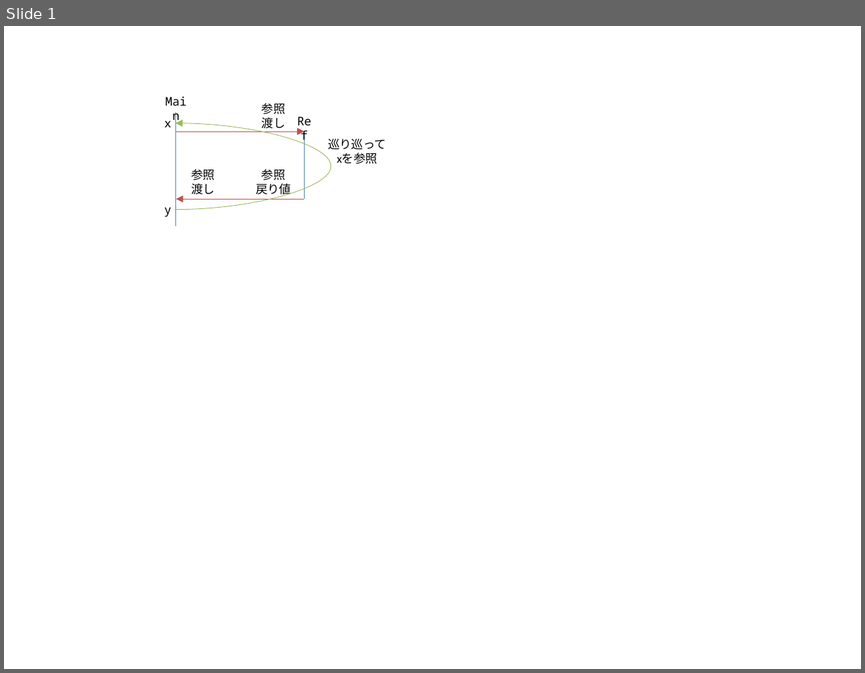
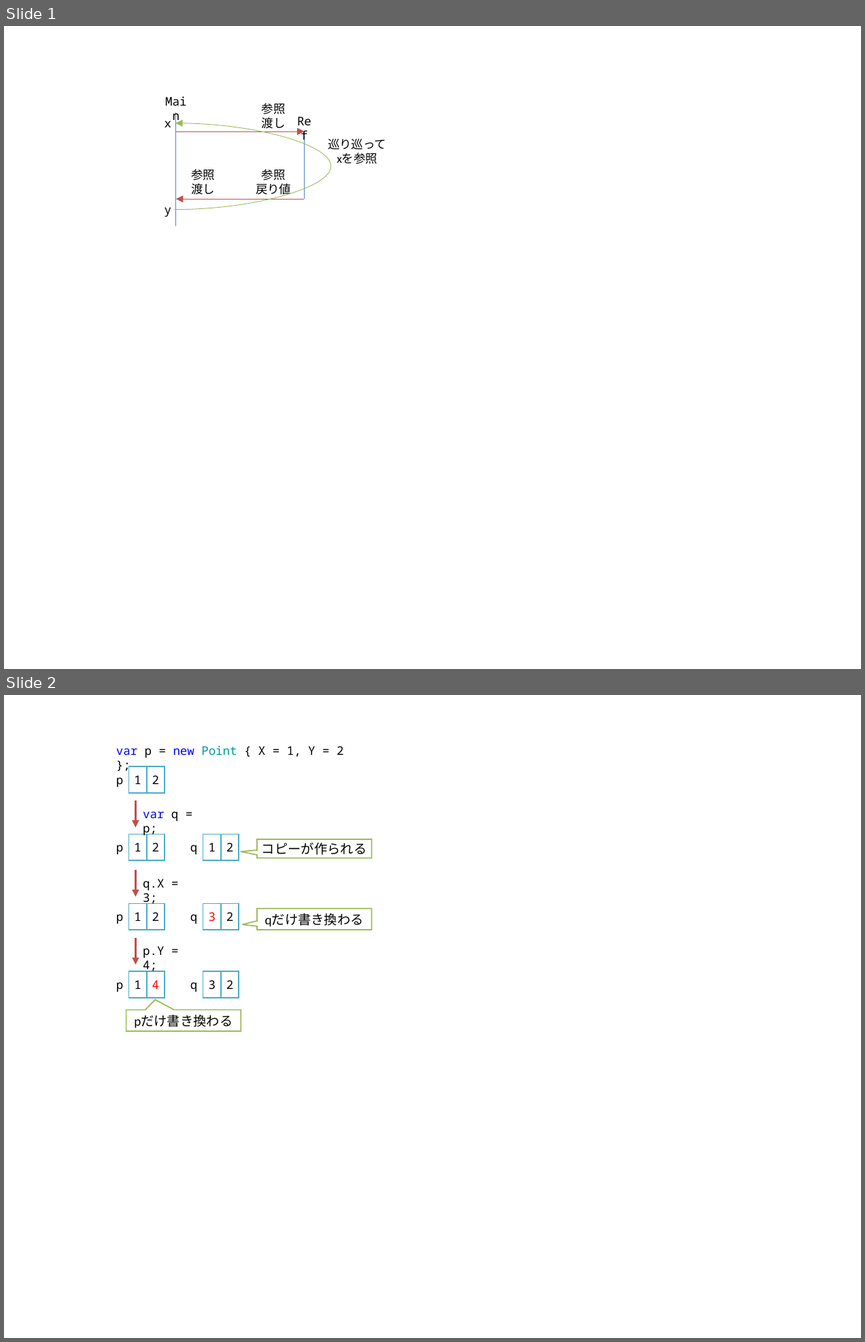
Before and after one commit to ufcpp/UfcppSample, a slide deck: Chapters/Resource/fig/fig ref.pptx. Shown one above the other, each under a label of ours: slide 1 before the commit, slides 1 and 2 after it. The pictures are 865x673 and 865x1342 pixels, drawn with LibreOffice and Linux fonts; fonts in the diff are those of the drawing. Boxes give left, top, right and bottom in pixels: in the first picture for what was removed or moved away, otherwise in the second. Text is boxed around its words. In the diff, an @@ line names an element or a change of style, - is before the commit and + after.

```diff
--- a/Chapters/Resource/fig/fig ref.pptx
+++ b/Chapters/Resource/fig/fig ref.pptx
@@ slide 2 added at [4,695,861,1338], background #FFFFFF @@
@@ text added at [116,745,344,758], 10 pt, text #000000 @@
+var p = new Point { X = 1, Y = 2 };
@@ rectangle added at [129,767,147,794], fill #FFFFFF, outline #4BACC6 1 pt, 10 pt, text #000000 @@
+1
@@ rectangle added at [146,767,164,794], fill #FFFFFF, outline #4BACC6 1 pt, 10 pt, text #000000 @@
+2
@@ text added at [116,777,124,787], 10 pt, text #000000 @@
+p
@@ arrow added from (136, 800) to (136, 828), #C0504D 1.5 pt @@
@@ text added at [143,811,179,836], 10 pt, text #000000 @@
+var q = p;
@@ rectangle added at [129,834,147,860], fill #FFFFFF, outline #4BACC6 1 pt, 10 pt, text #000000 @@
+1
@@ rectangle added at [146,834,164,860], fill #FFFFFF, outline #4BACC6 1 pt, 10 pt, text #000000 @@
+2
@@ rectangle added at [203,834,221,860], fill #FFFFFF, outline #4BACC6 1 pt, 10 pt, text #000000 @@
+1
@@ rectangle added at [221,834,239,860], fill #FFFFFF, outline #4BACC6 1 pt, 10 pt, text #000000 @@
+2
@@ text added at [116,845,124,855], 10 pt, text #000000 @@
+p
@@ text added at [190,845,198,855], 10 pt, text #000000 @@
+q
@@ speech box added at [257,839,372,858], fill #FFFFFF, outline #9BBB59 1 pt, 11 pt, text #000000 @@
+コピーが作られる
@@ arrow added from (136, 870) to (136, 896), #C0504D 1.5 pt @@
@@ text added at [143,879,164,905], 10 pt, text #000000 @@
+q.X = 3;
@@ text added at [116,914,124,924], 10 pt, text #000000 @@
+p
@@ rectangle added at [129,903,147,930], fill #FFFFFF, outline #4BACC6 1 pt, 10 pt, text #000000 @@
+1
@@ rectangle added at [146,903,164,930], fill #FFFFFF, outline #4BACC6 1 pt, 10 pt, text #000000 @@
+2
@@ text added at [190,914,198,924], 10 pt, text #000000 @@
+q
@@ rectangle added at [203,903,221,930], fill #FFFFFF, outline #4BACC6 1 pt, 10 pt, text #FF0000 @@
+3
@@ rectangle added at [221,903,239,930], fill #FFFFFF, outline #4BACC6 1 pt, 10 pt, text #000000 @@
+2
@@ speech box added at [257,909,372,930], fill #FFFFFF, outline #9BBB59 1 pt, 11 pt, text #000000 @@
+qだけ書き換わる
@@ arrow added from (136, 938) to (136, 964), #C0504D 1.5 pt @@
@@ text added at [143,946,164,973], 10 pt, text #000000 @@
+p.Y = 4;
@@ rectangle added at [129,971,147,998], fill #FFFFFF, outline #4BACC6 1 pt, 10 pt, text #000000 @@
+1
@@ rectangle added at [146,971,164,998], fill #FFFFFF, outline #4BACC6 1 pt, 10 pt, text #FF0000 @@
+4
@@ rectangle added at [203,971,221,998], fill #FFFFFF, outline #4BACC6 1 pt, 10 pt, text #000000 @@
+3
@@ rectangle added at [221,971,239,998], fill #FFFFFF, outline #4BACC6 1 pt, 10 pt, text #000000 @@
+2
@@ text added at [116,982,124,992], 10 pt, text #000000 @@
+p
@@ text added at [190,982,198,992], 10 pt, text #000000 @@
+q
@@ speech box added at [126,1009,241,1031], fill #FFFFFF, outline #9BBB59 1 pt, 11 pt, text #000000 @@
+pだけ書き換わる
```
Also in this commit, not shown: 1 slide removed, 10 other files.
